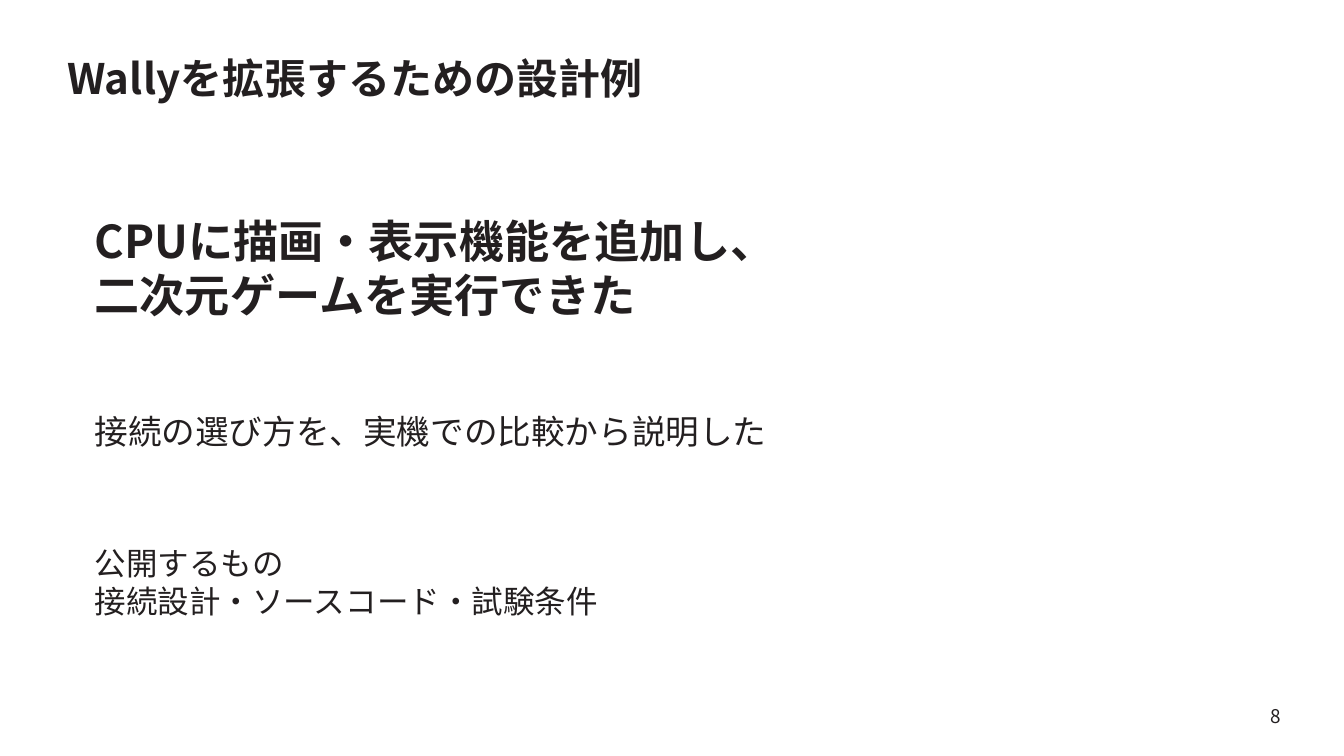
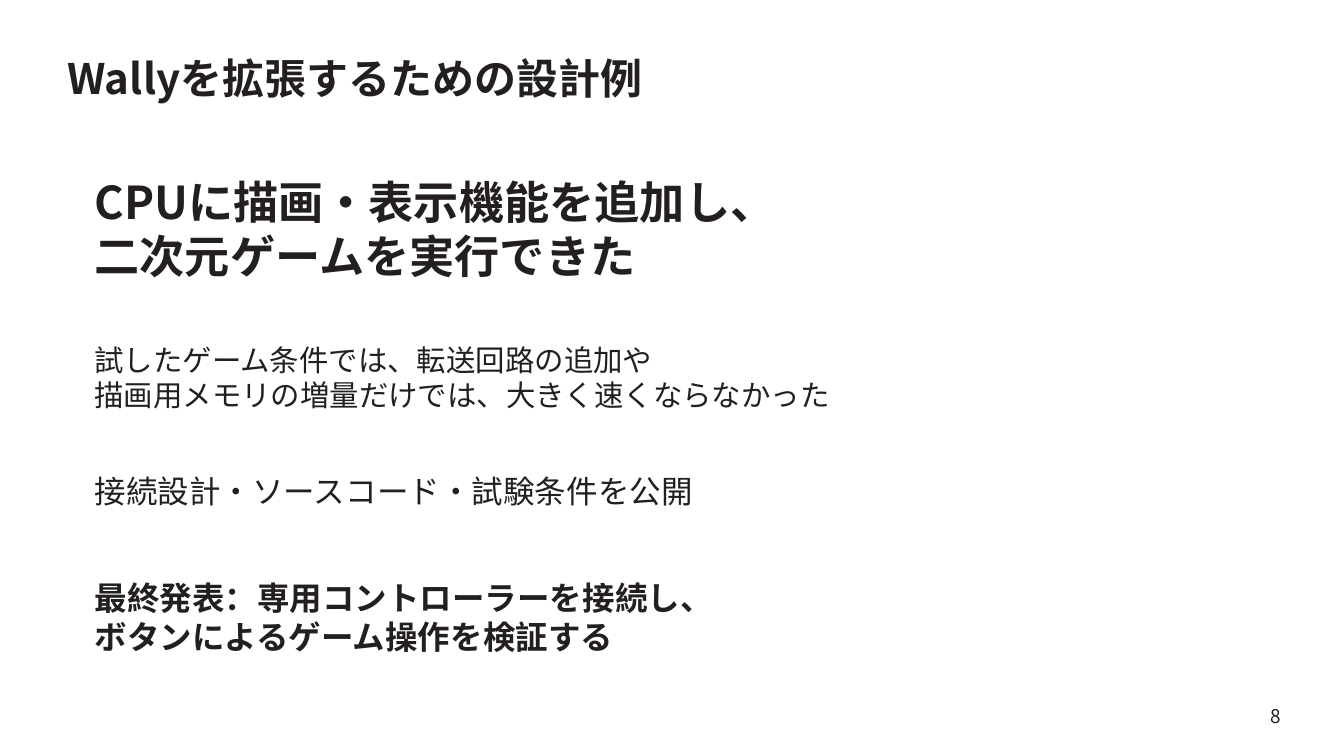
Before and after one commit to SoshiroFujimori/wally-game-console-research, a slide deck: slide 8 of docs/presentation/中間発表_主要事項.pptx. Drawn at 1344x756 pixels with LibreOffice and Linux fonts; fonts in the diff are those of the drawing. Boxes give left, top, right and bottom in pixels: in the first picture for what was removed or moved away, otherwise in the second. Text is boxed around its words. In the diff, an @@ line names an element or a change of style, - is before the commit and + after.

```diff
--- a/docs/presentation/中間発表_主要事項.pptx
+++ b/docs/presentation/中間発表_主要事項.pptx
@@ text "CPUに描画・表示機能を追加し、": place and size @@
-text "CPUに描画・表示機能を追加し、" at (94,219,775,317)
+text "CPUに描画・表示機能を追加し、" at (94,180,775,278)
@@ text added at (94,346,829,409), 21 pt, text #231F20 @@
+試したゲーム条件では、転送回路の追加や
+描画用メモリの増量だけでは、大きく速くならなかった
@@ text removed at (94,415,766,447) @@
-接続の選び方を、実機での比較から説明した
@@ text at (94,476,692,506): text changed @@
-公開するもの
-接続設計・ソースコード・試験条件
+接続設計・ソースコード・試験条件を公開
@@ text added at (94,582,712,652), 23.2 pt, text #231F20, bold @@
+最終発表：専用コントローラーを接続し、
+ボタンによるゲーム操作を検証する
```
Also in this commit, not shown: 2 other slides changed, 11 other files.
